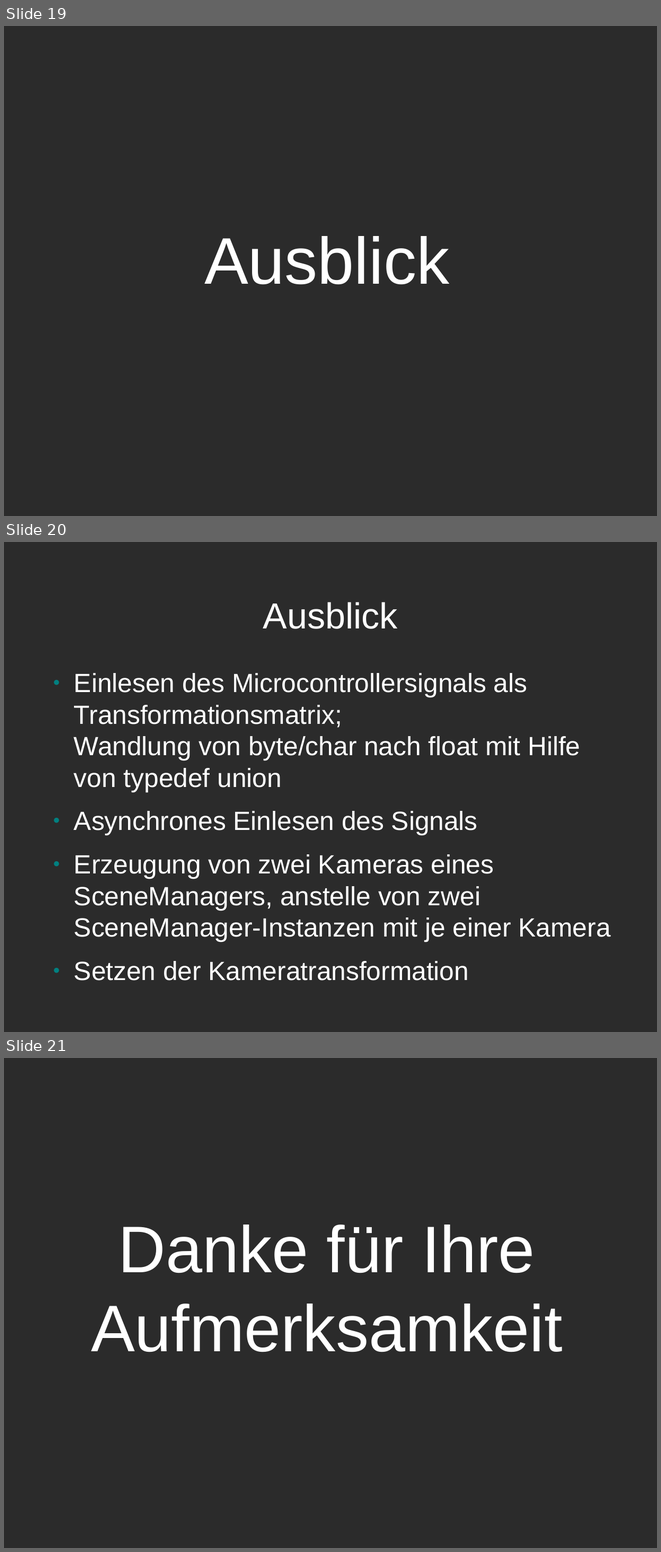
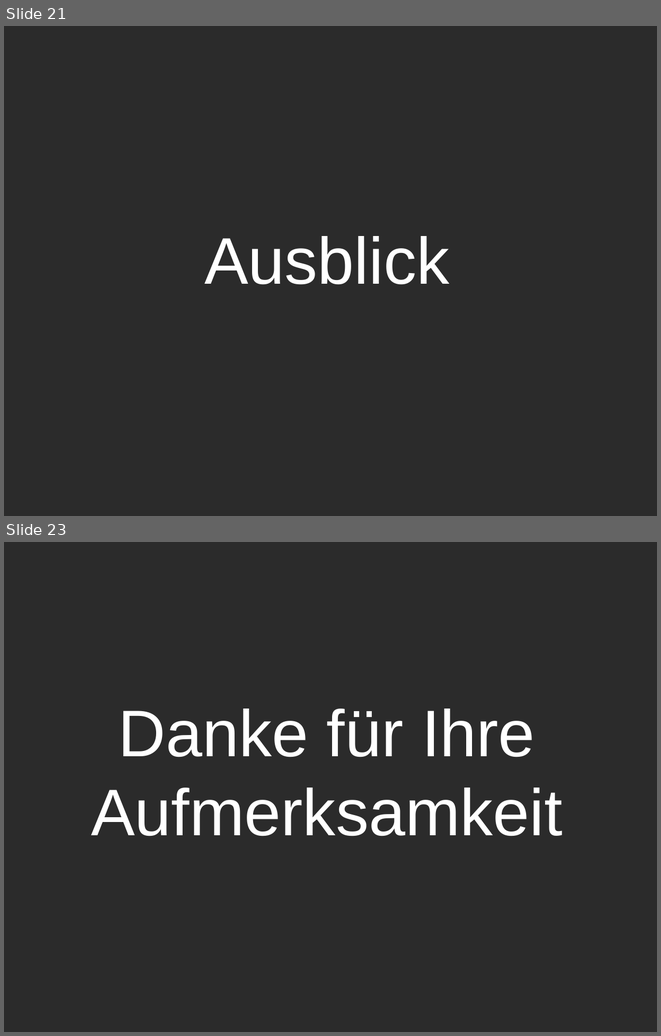
Before and after one commit to mgoltzsche/ogre3d-diy-hmd, a slide deck: doc/isy-kurzvortrag-max.odp. Shown one above the other, each under a label of ours: slides 19, 20 and 21 before the commit, slides 21 and 23 after it; the slides between them are not shown. The pictures are 661x1552 and 661x1036 pixels, drawn with LibreOffice and Linux fonts; fonts in the diff are those of the drawing; background and template pictures are left out; a plain dark background stands for a picture behind light text. Boxes give left, top, right and bottom in pixels: in the first picture for what was removed or moved away, otherwise in the second. Text is boxed around its words. In the diff, an @@ line names an element or a change of style, - is before the commit and + after.

```diff
--- a/doc/isy-kurzvortrag-max.odp
+++ b/doc/isy-kurzvortrag-max.odp
@@ slide 20 removed at bbox=[4, 542, 657, 1032], background picture (left out) @@
@@ title removed at bbox=[263, 602, 398, 629] @@
-Ausblick
@@ text removed at bbox=[74, 673, 611, 942] @@
-● Einlesen des Microcontrollersignals als Transformationsmatrix;
-  Wandlung von byte/char nach float mit Hilfe von typedef union
-● Asynchrones Einlesen des Signals
-● Erzeugung von zwei Kameras eines SceneManagers, anstelle von zwei SceneManager-Instanzen mit je einer Kamera
-● Setzen der Kameratransformation
@@ what was slide 19 is now slide 21 @@
@@ what was slide 21 is now slide 23 @@
```
Also in this commit, not shown: 4 slides changed, 4 slides added, 1 other slide removed, 4 other files.
